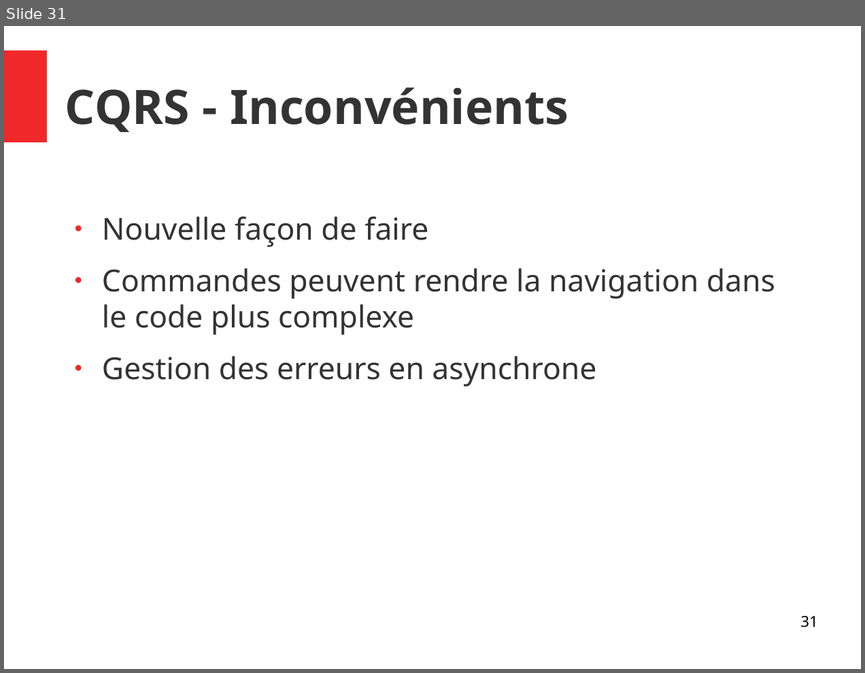
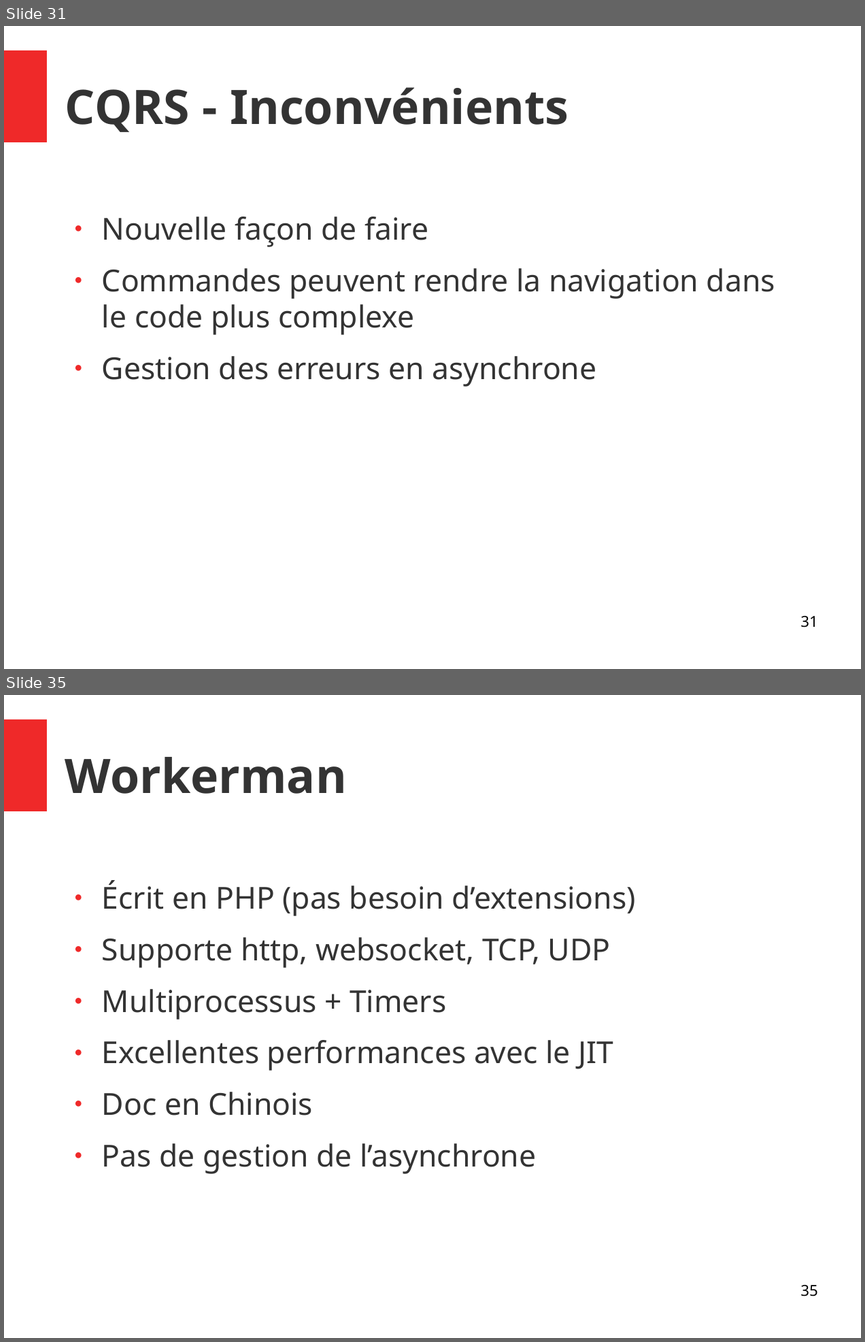
Before and after one commit to vincent4vx/mvp-poc, a slide deck: retrospective.odp. Shown one above the other, each under a label of ours: slide 31 before the commit, slides 31 and 35 after it; the slides between them are not shown. The pictures are 865x673 and 865x1342 pixels, drawn with LibreOffice and Linux fonts; fonts in the diff are those of the drawing. Boxes give left, top, right and bottom in pixels: in the first picture for what was removed or moved away, otherwise in the second. Text is boxed around its words. In the diff, an @@ line names an element or a change of style, - is before the commit and + after.

```diff
--- a/retrospective.odp
+++ b/retrospective.odp
@@ slide 35 added at (x1=4, y1=695, x2=861, y2=1338), background #FFFFFF; not listed: 1 template element that a slide beside it also shows @@
@@ title added at (x1=65, y1=757, x2=347, y2=794), 44 pt, text #333333, bold @@
+Workerman
@@ text added at (x1=102, y1=881, x2=636, y2=1174), 28 pt, text #333333 @@
+● Écrit en PHP (pas besoin d’extensions)
+● Supporte http, websocket, TCP, UDP
+● Multiprocessus + Timers
+● Excellentes performances avec le JIT
+● Doc en Chinois
+● Pas de gestion de l’asynchrone
@@ page number added at (x1=800, y1=1285, x2=817, y2=1296), 14 pt, text #000000 @@
+35
```
Also in this commit, not shown: 1 slide changed, 7 other slides added, 11 other files.
